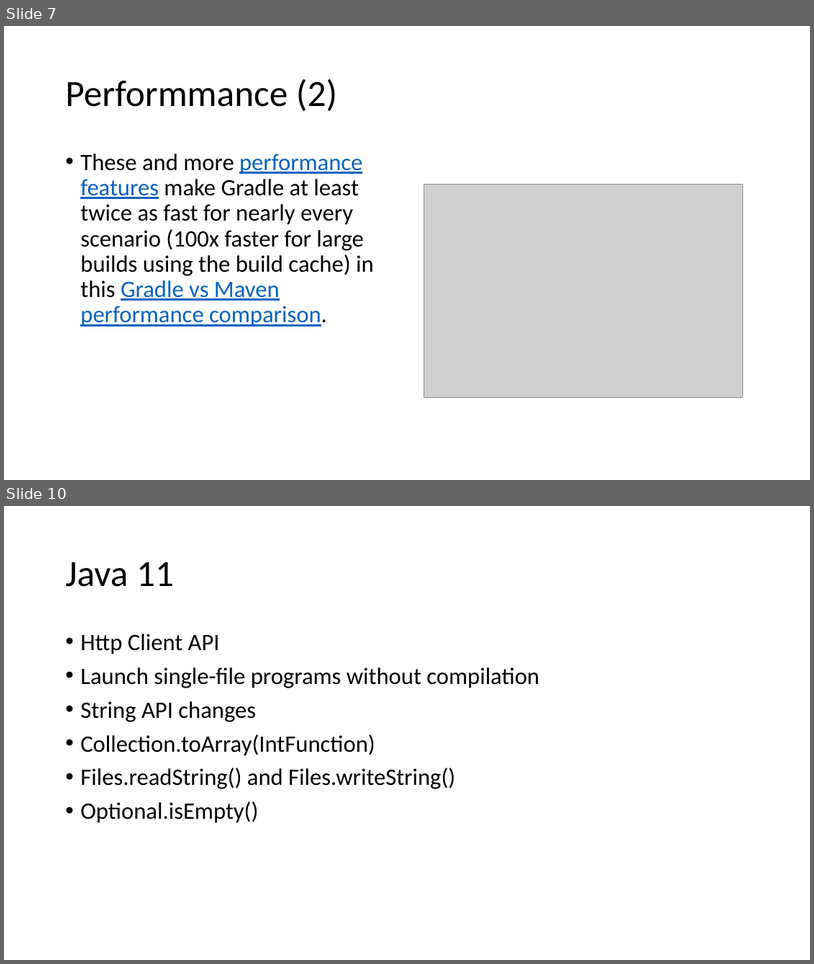
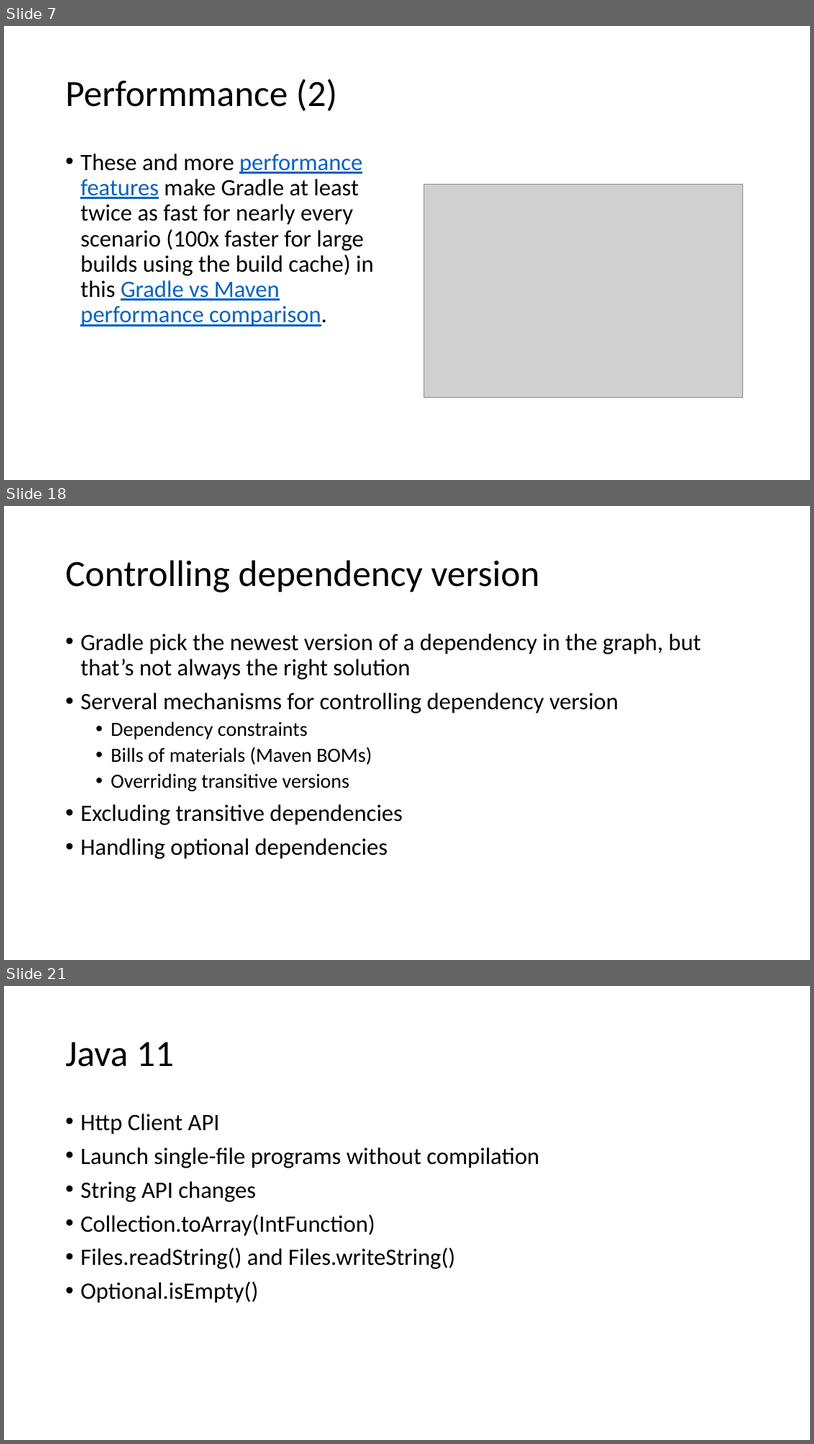
Before and after one commit to dangnh16/timebird-objective, a slide deck: Gradle and java 11.pptx. Shown one above the other, each under a label of ours: slides 7 and 10 before the commit, slides 7, 18 and 21 after it; the slides between them are not shown. The pictures are 814x964 and 814x1444 pixels, drawn with LibreOffice and Linux fonts; fonts in the diff are those of the drawing; grey boxes stand for pictures. Boxes give left, top, right and bottom in pixels: in the first picture for what was removed or moved away, otherwise in the second. Text is boxed around its words. In the diff, an @@ line names an element or a change of style, - is before the commit and + after.

```diff
--- a/Gradle and java 11.pptx
+++ b/Gradle and java 11.pptx
@@ slide 18 added at box(4, 506, 810, 960), background #FFFFFF @@
@@ title added at box(65, 560, 540, 592), 44 pt, text #000000 @@
+Controlling dependency version
@@ text added at box(80, 633, 701, 859), 28 pt, text #000000 @@
+• Gradle pick the newest version of a dependency in the graph, but that’s not always the right solution
+• Serveral mechanisms for controlling dependency version
+  • Dependency constraints
+  • Bills of materials (Maven BOMs)
+  • Overriding transitive versions
+• Excluding transitive dependencies
+• Handling optional dependencies
@@ what was slide 10 is now slide 21 @@
```
Also in this commit, not shown: 2 slides changed, 12 other slides added.
